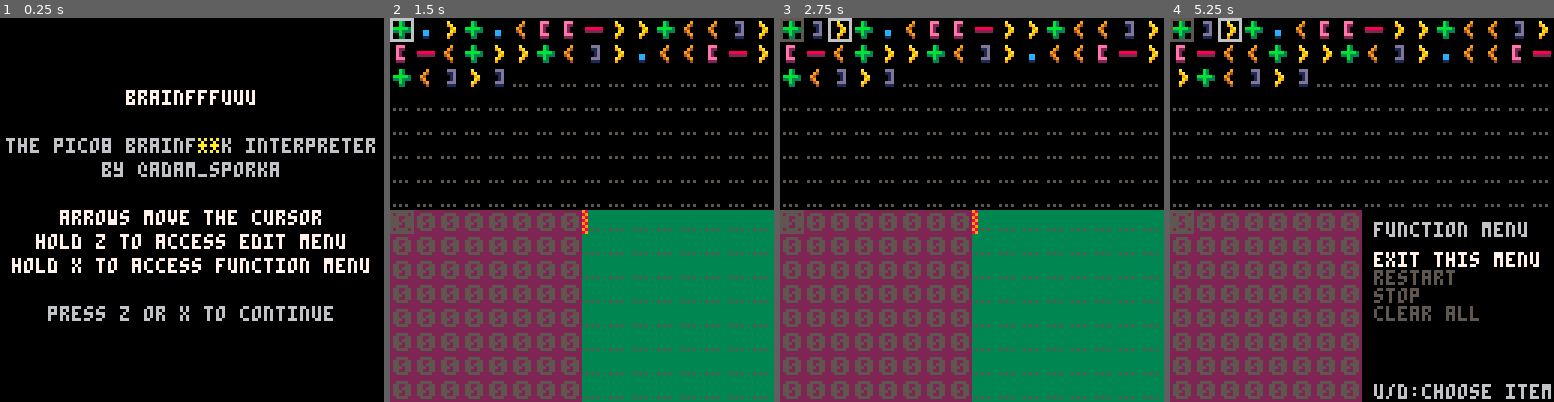
Above: before the commit, frames 1-4 (left to right).
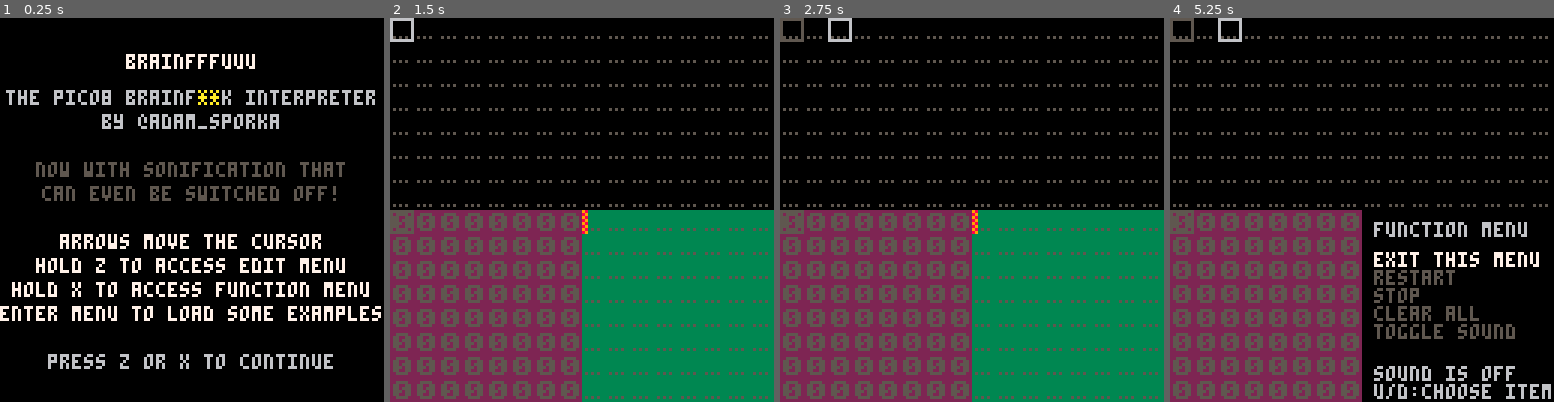
Above: after the commit, the same moments.

Repository: adam-sporka/pico-8-projects
Game: PICO-8 cartridge brainfxxk/brainfxxk.p8
Two runs of this game, one before a commit and one after it. Both use one fixed random seed, a clock stepped at 60 frames per second and the inputs below.
Inputs:
- Up to frame 1 (0.25 s): no input
- Up to frame 2 (1.5 s): tap X (X key) at 0.33, 1.07 s; tap O (Z key) at 0.7 s
- Up to frame 3 (2.75 s): hold Right 1.6-2.1 s; tap O (Z key) at 1.7, 2.1, 2.5 s; tap X (X key) at 1.85 s; hold Up 2.15-2.42 s; hold Right from 2.47 s (still down)
- Up to frame 4 (5.25 s): tap O (Z key) every 0.4 s from 2.9 to 4.9 s; tap X (X key) at 2.97, 4.08, 5.2 s; release Right at 3.03 s; hold Left 3.08-3.58 s; hold Down 3.63-3.97 s; hold Right 4.02-4.68 s; hold Up 4.73-5.03 s; hold Left from 5.08 s (still down)

The runs differ from the first frame. In frame 1, 16% of the frame differs, in the area x 0-100%, y 9-92%; in frame 2, 3.4%; in frame 3, 3.4%; in frame 4, 4.7%.

Commit message:
Brainf**k (2019-02-09): SFX toggle, Enter key menu invokes "load code"

Diff:
--- a/brainfxxk/brainfxxk.p8
+++ b/brainfxxk/brainfxxk.p8
@@ -1,5 +1,5 @@
 pico-8 cartridge // http://www.pico-8.com
-version 9
+version 16
 __lua__
 --brainf... oh, we're pg-13?
 --brainlove engine @adam_sporka
@@ -9,17 +9,9 @@
 gsize=8
 min_op=0
 max_op=8
-
---rolling copy
---source="+.>++.>+++.<<[.[>>>+<<<-]>]"
---filling copy
---source="+>++>+++>++++<<<[[>>>>+>+<<<<<-]>>>>>[<<<<<+>>>>>-]<<<<]"
---fibbonaci mod 16
-source="+.>+.<[[->>+<<]>[-<+>>+<]>.<<[->+<]>]"
---start empty
---source=""
---random numbers
---source="+[>,.<]-"
+sound=0
+
+source=""
 
 prog={}
 matching={}
@@ -111,12 +103,18 @@
 	end
 end
 
+function gsfx(s)
+	if sound==1 then
+		sfx(s,-1)
+	end
+end
+
 function inc()
 	memory[pointer]+=1
 	if memory[pointer]>15 then
 	 memory[pointer]=0
 	end
-	sfx(memory[pointer],-1)
+	gsfx(memory[pointer])
 	pc+=1
 end
 
@@ -125,7 +123,7 @@
 	if memory[pointer]<0 then
 	 memory[pointer]=15
 	end
-	sfx(memory[pointer],-1)
+	gsfx(memory[pointer])
 	pc+=1
 end
 
@@ -133,12 +131,14 @@
 	pointer-=1
 	if pointer<1 then pointer=size end
 	pc+=1
+	gsfx(22)
 end
 
 function right()
 	pointer+=1
 	if pointer>size then pointer=1 end
 	pc+=1
+	gsfx(21)
 end
 
 function open()
@@ -146,15 +146,13 @@
 		pc+=1
 	else
 		pc=matching[pc]+1
-		sfx(19,-1)
- 	-- sfx(17,3)
+		gsfx(19)
 	end
 end
 
 function close()
 	pc=matching[pc]
-	sfx(20,-1)
-	-- sfx(16,2)
+	gsfx(20)
 end
 
 function out()
@@ -167,8 +165,8 @@
 		outlen+=1
 	end
 	pc+=1
-	sfx(18,-1)
-	sfx(memory[pointer],-1)
+	gsfx(18)
+	gsfx(memory[pointer])
 end
 
 function inp()
@@ -277,11 +275,16 @@
 	output={}
 end
 
+function toggle_sound()
+	sound=1-sound
+end
+
 menu_choices={}
 menu_choices[0]="exit this menu"
 menu_choices[1]="restart"
 menu_choices[2]="stop"
 menu_choices[3]="clear all"
+menu_choices[4]="toggle sound"
 
 function draw_menu()
 	print("function menu",68,68,6)
@@ -293,6 +296,11 @@
 		print(menu_choices[a],68,10+68+a*6,color)
 	end
 	print("u/d:choose item",68,122,6)
+	if sound==1 then
+		print("sound is on",68,116,6)
+	else
+		print("sound is off",68,116,6)
+	end
 end
 
 function exec_menu()
@@ -302,6 +310,8 @@
 		stop()
 	elseif menu_selection==3 then
 		clear_all()
+	elseif menu_selection==4 then
+		toggle_sound()
 	end
 end
 
@@ -327,14 +337,17 @@
 ic=0
 function draw_intro()
 	ic+=0.25
-	ctr("brainfffuuu",24,7)
-	ctr("the pico8 brainf  k interpreter",40,6)
-	ctr("                **             ",40,8+ic%8)
-	ctr("by @adam_sporka",48,6)
-	ctr("arrows move the cursor",64,7)
-	ctr("hold z to access edit menu",72,7)
-	ctr("hold x to access function menu",80,7)
-	ctr("press z or x to continue",96,6)
+	ctr("brainfffuuu",12,7)
+	ctr("the pico8 brainf  k interpreter",24,6)
+	ctr("                **             ",24,8+ic%8)
+	ctr("by @adam_sporka",32,6)
+	ctr("now with sonification that",48,5)
+	ctr("can even be switched off!",56,5)
+	ctr("arrows move the cursor",72,7)
+	ctr("hold z to access edit menu",80,7)
+	ctr("hold x to access function menu",88,7)
+	ctr("enter menu to load some examples",96,7)
+	ctr("press z or x to continue",112,6)
 end
 
 function box(s,x,y)
@@ -471,299 +484,233 @@
 	match_brackets()
 end
 
-…(130 lines of a section not shown)…
-__gff__
-0000000000000000000000000000000000000000000000000000000000000000000000000000000000000000000000000000000000000000000000000000000000000000000000000000000000000000000000000000000000000000000000000000000000000000000000000000000000000000000000000000000000000000
-0000000000000000000000000000000000000000000000000000000000000000000000000000000000000000000000000000000000000000000000000000000000000000000000000000000000000000000000000000000000000000000000000000000000000000000000000000000000000000000000000000000000000000
+menuitem(1,"load rolling cpy",
+ function()
+ source="+.>++.>+++.<<[.[>>>+<<<-]>]"
+ fetch_prog()
+ end)
+
+menuitem(2,"load filling cpy",
+ function()
+ source="+>++>+++>++++<<<[[>>>>+>+<<<<<-]>>>>>[<<<<<+>>>>>-]<<<<]"
+ fetch_prog()
+ end)
+
+menuitem(3,"load fibb mod 16",
+ function()
+ source="+.>+.<[[->>+<<]>[-<+>>+<]>.<<[->+<]>]"
+ fetch_prog()
+ end)
+
+menuitem(4,"load random nums",
+ function()
+ source="+[>,.<]-"
+ fetch_prog()
+ end)
+…(181 lines of a section not shown)…
 __map__
 0000000000000000000000010000000000000000000000000000000000000000000000000000000000000000000000000000000000000000000000000000000000000000000000000000000000000000000000000000000000000000000000000000000000000000000000000000000000000000000000000000000000000000
-0000000000000000000000000000000000000000000000000000000000000000000000000000000000000000000000000000000000000000000000000000000000000000000000000000000000000000000000000000000000000000000000000000000000000000000000000000000000000000000000000000000000000000
-0000000000000000000000000000000000000000000000000000000000000000000000000000000000000000000000000000000000000000000000000000000000000000000000000000000000000000000000000000000000000000000000000000000000000000000000000000000000000000000000000000000000000000
-0000000000000000000000000000000000000000000000000000000000000000000000000000000000000000000000000000000000000000000000000000000000000000000000000000000000000000000000000000000000000000000000000000000000000000000000000000000000000000000000000000000000000000
-0000000000000000000000000000000000000000000000000000000000000000000000000000000000000000000000000000000000000000000000000000000000000000000000000000000000000000000000000000000000000000000000000000000000000000000000000000000000000000000000000000000000000000
-0000000000000000000000000000000000000000000000000000000000000000000000000000000000000000000000000000000000000000000000000000000000000000000000000000000000000000000000000000000000000000000000000000000000000000000000000000000000000000000000000000000000000000
-0000000000000000000000000000000000000000000000000000000000000000000000000000000000000000000000000000000000000000000000000000000000000000000000000000000000000000000000000000000000000000000000000000000000000000000000000000000000000000000000000000000000000000
-0000000000000000000000000000000000000000000000000000000000000000000000000000000000000000000000000000000000000000000000000000000000000000000000000000000000000000000000000000000000000000000000000000000000000000000000000000000000000000000000000000000000000000
-0000000000000000000000000000000000000000000000000000000000000000000000000000000000000000000000000000000000000000000000000000000000000000000000000000000000000000000000000000000000000000000000000000000000000000000000000000000000000000000000000000000000000000
-0000000000000000000000000000000000000000000000000000000000000000000000000000000000000000000000000000000000000000000000000000000000000000000000000000000000000000000000000000000000000000000000000000000000000000000000000000000000000000000000000000000000000000
-0000000000000000000000000000000000000000000000000000000000000000000000000000000000000000000000000000000000000000000000000000000000000000000000000000000000000000000000000000000000000000000000000000000000000000000000000000000000000000000000000000000000000000
-0000000000000000000000000000000000000000000000000000000000000000000000000000000000000000000000000000000000000000000000000000000000000000000000000000000000000000000000000000000000000000000000000000000000000000000000000000000000000000000000000000000000000000
-0000000000000000000000000000000000000000000000000000000000000000000000000000000000000000000000000000000000000000000000000000000000000000000000000000000000000000000000000000000000000000000000000000000000000000000000000000000000000000000000000000000000000000
-0000000000000000000000000000000000000000000000000000000000000000000000000000000000000000000000000000000000000000000000000000000000000000000000000000000000000000000000000000000000000000000000000000000000000000000000000000000000000000000000000000000000000000
-0000000000000000000000000000000000000000000000000000000000000000000000000000000000000000000000000000000000000000000000000000000000000000000000000000000000000000000000000000000000000000000000000000000000000000000000000000000000000000000000000000000000000000
-0000000000000000000000000000000000000000000000000000000000000000000000000000000000000000000000000000000000000000000000000000000000000000000000000000000000000000000000000000000000000000000000000000000000000000000000000000000000000000000000000000000000000000
-0000000000000000000000000000000000000000000000000000000000000000000000000000000000000000000000000000000000000000000000000000000000000000000000000000000000000000000000000000000000000000000000000000000000000000000000000000000000000000000000000000000000000000
-0000000000000000000000000000000000000000000000000000000000000000000000000000000000000000000000000000000000000000000000000000000000000000000000000000000000000000000000000000000000000000000000000000000000000000000000000000000000000000000000000000000000000000
-0000000000000000000000000000000000000000000000000000000000000000000000000000000000000000000000000000000000000000000000000000000000000000000000000000000000000000000000000000000000000000000000000000000000000000000000000000000000000000000000000000000000000000
-0000000000000000000000000000000000000000000000000000000000000000000000000000000000000000000000000000000000000000000000000000000000000000000000000000000000000000000000000000000000000000000000000000000000000000000000000000000000000000000000000000000000000000
-0000000000000000000000000000000000000000000000000000000000000000000000000000000000000000000000000000000000000000000000000000000000000000000000000000000000000000000000000000000000000000000000000000000000000000000000000000000000000000000000000000000000000000
-0000000000000000000000000000000000000000000000000000000000000000000000000000000000000000000000000000000000000000000000000000000000000000000000000000000000000000000000000000000000000000000000000000000000000000000000000000000000000000000000000000000000000000
-0000000000000000000000000000000000000000000000000000000000000000000000000000000000000000000000000000000000000000000000000000000000000000000000000000000000000000000000000000000000000000000000000000000000000000000000000000000000000000000000000000000000000000
-0000000000000000000000000000000000000000000000000000000000000000000000000000000000000000000000000000000000000000000000000000000000000000000000000000000000000000000000000000000000000000000000000000000000000000000000000000000000000000000000000000000000000000
-0000000000000000000000000000000000000000000000000000000000000000000000000000000000000000000000000000000000000000000000000000000000000000000000000000000000000000000000000000000000000000000000000000000000000000000000000000000000000000000000000000000000000000
-0000000000000000000000000000000000000000000000000000000000000000000000000000000000000000000000000000000000000000000000000000000000000000000000000000000000000000000000000000000000000000000000000000000000000000000000000000000000000000000000000000000000000000
-0000000000000000000000000000000000000000000000000000000000000000000000000000000000000000000000000000000000000000000000000000000000000000000000000000000000000000000000000000000000000000000000000000000000000000000000000000000000000000000000000000000000000000
-0000000000000000000000000000000000000000000000000000000000000000000000000000000000000000000000000000000000000000000000000000000000000000000000000000000000000000000000000000000000000000000000000000000000000000000000000000000000000000000000000000000000000000
-0000000000000000000000000000000000000000000000000000000000000000000000000000000000000000000000000000000000000000000000000000000000000000000000000000000000000000000000000000000000000000000000000000000000000000000000000000000000000000000000000000000000000000
-0000000000000000000000000000000000000000000000000000000000000000000000000000000000000000000000000000000000000000000000000000000000000000000000000000000000000000000000000000000000000000000000000000000000000000000000000000000000000000000000000000000000000000
-0000000000000000000000000000000000000000000000000000000000000000000000000000000000000000000000000000000000000000000000000000000000000000000000000000000000000000000000000000000000000000000000000000000000000000000000000000000000000000000000000000000000000000
-0000000000000000000000000000000000000000000000000000000000000000000000000000000000000000000000000000000000000000000000000000000000000000000000000000000000000000000000000000000000000000000000000000000000000000000000000000000000000000000000000000000000000000
-…(130 lines of a section not shown)…
+…(24 lines of a section not shown)…
Not shown, changed: 129 lines of the sprite sheet (__gfx__) section of brainfxxk/brainfxxk.p8
Not shown, changed: the thumbnail (__label__) section of brainfxxk/brainfxxk.p8
Not shown, changed: the music (__music__) section of brainfxxk/brainfxxk.p8
Not shown, changed: the sound effects (__sfx__) section of brainfxxk/brainfxxk.p8
